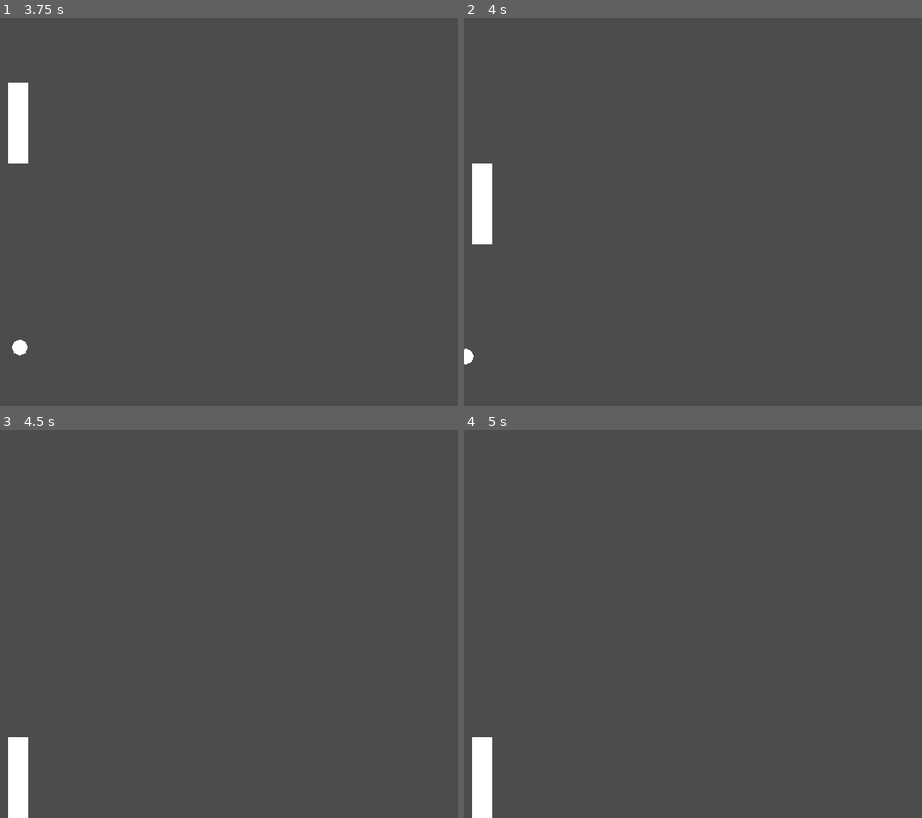
Above: before the commit, frames 1-4 (two rows, left to right).
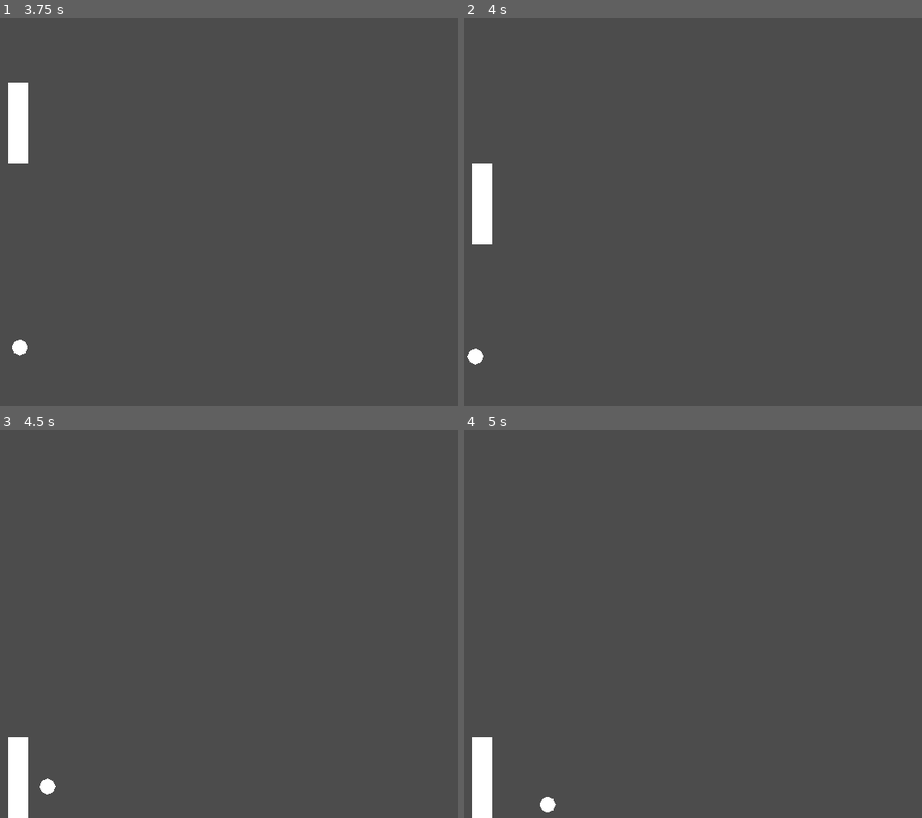
Above: after the commit, the same moments.

Repository: Luckybatwing/this-isnt-ping-pong
Game: Godot game, scene res://Main.tscn
Two runs of this game, one before a commit and one after it. Both use one fixed random seed, a clock stepped at 60 frames per second and the inputs below. The project has no main scene, so this scene is started directly.
Inputs:
- Up to frame 1 (3.75 s): hold W (move_up) 0.53-1.28 s; hold S (move_down) 1.28-2.03 s; hold W (move_up) 2.03-3.53 s; hold S (move_down) from 3.53 s (still down)
- Up to frame 2 (4 s): keep holding S (move_down)
- Up to frame 3 (4.5 s): keep holding S (move_down)
- Up to frame 4 (5 s): keep holding S (move_down)

Frame 1 is identical in both runs. In frame 2, 0.1% of the frame differs, in the area x 0-5%, y 85-90%; in frame 3, 0.1%; in frame 4, 0.1%.

Commit message:
Add barriers and goals

Diff:
--- /dev/null
+++ b/Barrier.gd
@@ -0,0 +1,5 @@
+extends Area2D
+
+
+func _on_Barrier_area_entered(area: Area2D):
+	area.direction = area.direction.reflect(Vector2.RIGHT)
--- /dev/null
+++ b/Barrier.tscn
@@ -0,0 +1,16 @@
+[gd_scene load_steps=3 format=2]
+
+[ext_resource path="res://Barrier.gd" type="Script" id=1]
+
+[sub_resource type="RectangleShape2D" id=1]
+extents = Vector2( 360, 20 )
+
+[node name="Barrier" type="Area2D"]
+collision_layer = 0
+script = ExtResource( 1 )
+
+[node name="CollisionShape2D" type="CollisionShape2D" parent="."]
+position = Vector2( 360, -20 )
+shape = SubResource( 1 )
+
+[connection signal="area_entered" from="." to="." method="_on_Barrier_area_entered"]
--- /dev/null
+++ b/Goal.gd
@@ -0,0 +1,5 @@
+extends Area2D
+
+
+func _on_Goal_area_entered(area: Area2D):
+	area.direction = area.direction.reflect(Vector2.UP)
--- /dev/null
+++ b/Goal.tscn
@@ -0,0 +1,16 @@
+[gd_scene load_steps=3 format=2]
+
+[ext_resource path="res://Goal.gd" type="Script" id=1]
+
+[sub_resource type="RectangleShape2D" id=1]
+extents = Vector2( 20, 240 )
+
+[node name="Goal" type="Area2D"]
+collision_layer = 0
+script = ExtResource( 1 )
+
+[node name="CollisionShape2D" type="CollisionShape2D" parent="."]
+position = Vector2( -20, 240 )
+shape = SubResource( 1 )
+
+[connection signal="area_entered" from="." to="." method="_on_Goal_area_entered"]
--- a/Main.tscn
+++ b/Main.tscn
@@ -1,8 +1,10 @@
-[gd_scene load_steps=4 format=2]
+[gd_scene load_steps=6 format=2]
 
 [ext_resource path="res://Player.tscn" type="PackedScene" id=1]
 [ext_resource path="res://Ball.tscn" type="PackedScene" id=2]
 [ext_resource path="res://Ball.gd" type="Script" id=3]
+[ext_resource path="res://Barrier.tscn" type="PackedScene" id=4]
+[ext_resource path="res://Goal.tscn" type="PackedScene" id=5]
 
 [node name="Main" type="Node"]
 
@@ -15,4 +17,14 @@
 collision_mask = 0
 script = ExtResource( 3 )
 
+[node name="Ceiling" parent="." instance=ExtResource( 4 )]
+
+[node name="Floor" parent="." instance=ExtResource( 4 )]
+position = Vector2( 0, 520 )
+
+[node name="GoalLeft" parent="." instance=ExtResource( 5 )]
+
+[node name="GoalRight" parent="." instance=ExtResource( 5 )]
+position = Vector2( 760, 0 )
+
 [connection signal="area_entered" from="Player" to="Player" method="_on_Player_area_entered"]
